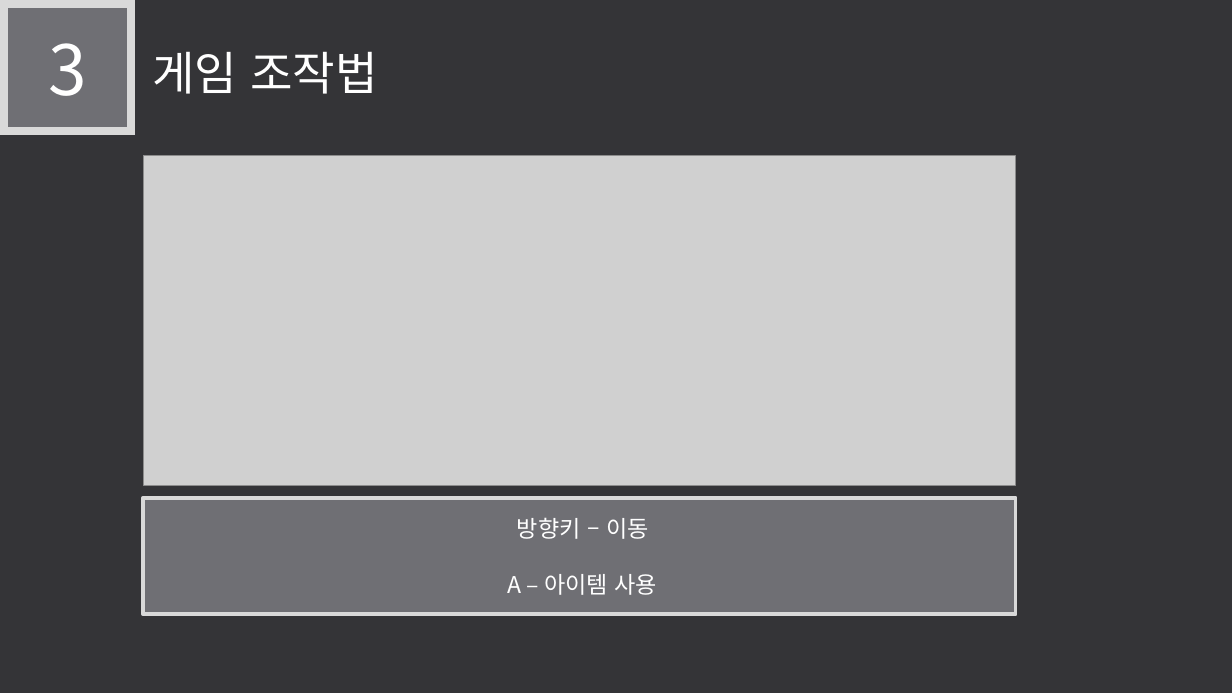
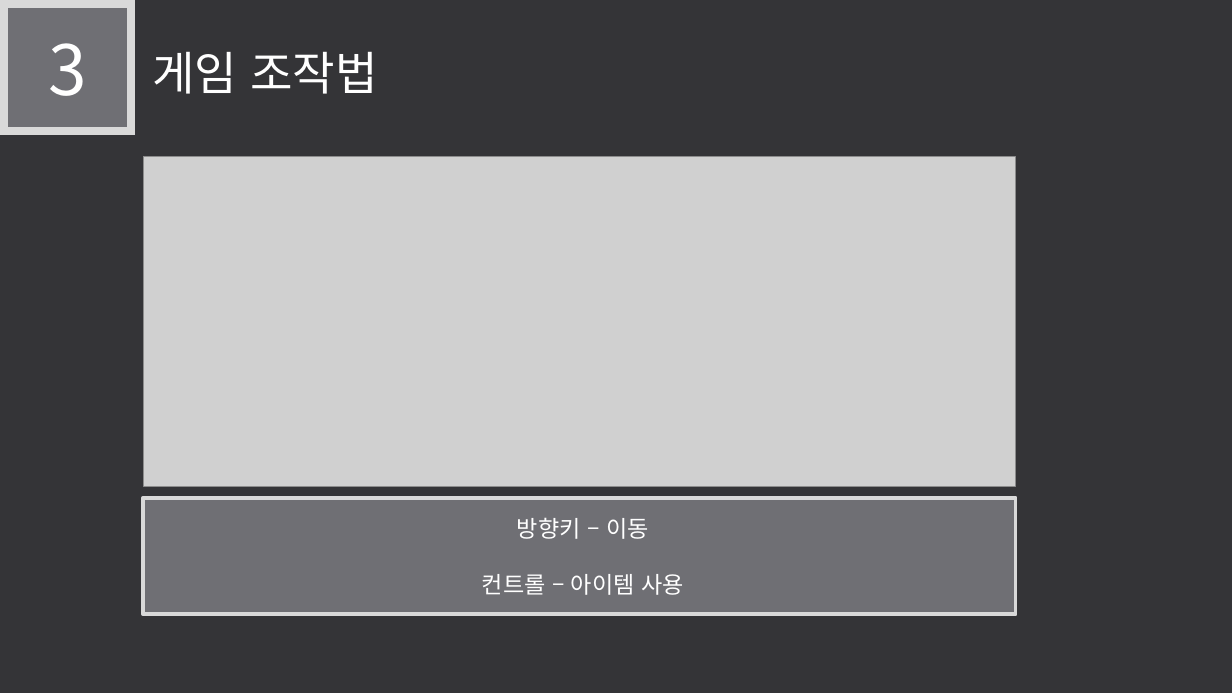
Before and after one commit to LEGO0937/Our_Project, a slide deck: slide 9 of 기획단계/졸작 제안서_α.pptx. Drawn at 1232x693 pixels with LibreOffice and Linux fonts; fonts in the diff are those of the drawing; grey boxes stand for pictures. Boxes give left, top, right and bottom in pixels: in the first picture for what was removed or moved away, otherwise in the second. Text is boxed around its words. In the diff, an @@ line names an element or a change of style, - is before the commit and + after.

```diff
--- a/기획단계/졸작 제안서_α.pptx
+++ b/기획단계/졸작 제안서_α.pptx
@@ text in rectangle at box(482, 574, 684, 595): text changed @@
-A – 아이템 사용
+컨트롤 – 아이템 사용
```
Also in this commit, not shown: 1 other file.
